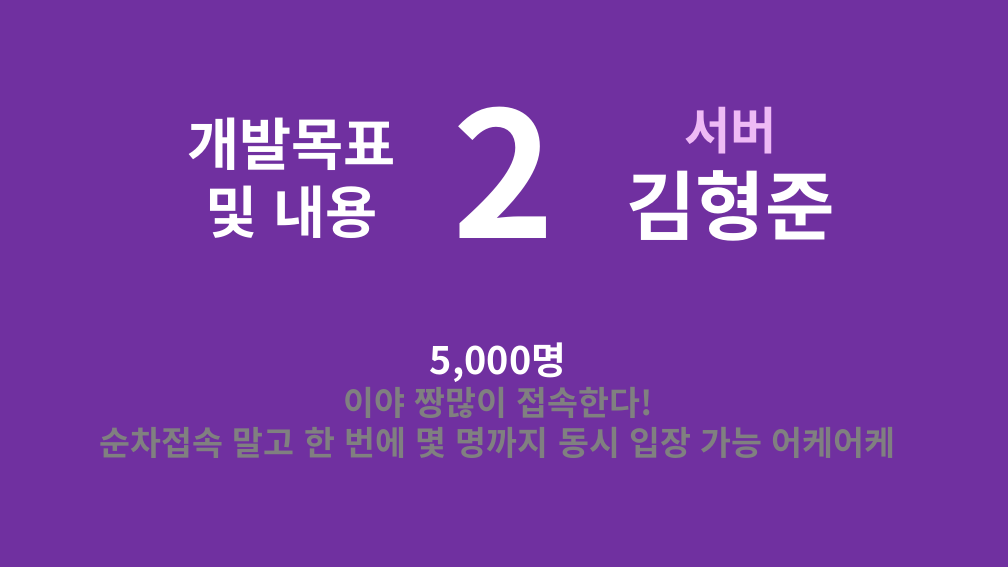
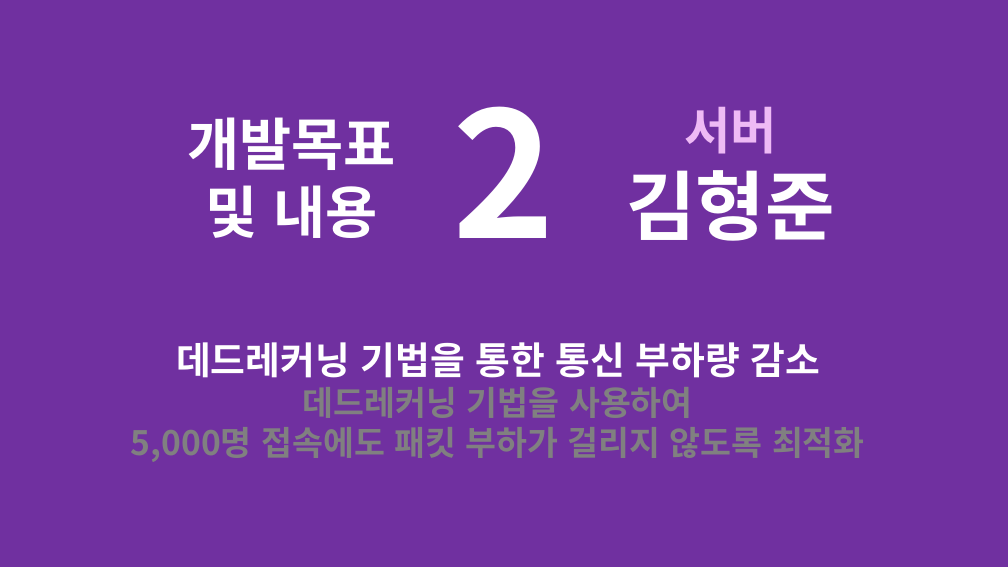
Before and after one commit to korleinster/gamebusdriver, a slide deck: slide 20 of documents/노루막이_김형준_신창섭_홍승필_허지훈.pptx (slide 18 before the commit). Drawn at 1008x567 pixels with LibreOffice and Linux fonts; fonts in the diff are those of the drawing; background and template pictures are left out. Boxes give left, top, right and bottom in pixels: in the first picture for what was removed or moved away, otherwise in the second. Text is boxed around its words. In the diff, an @@ line names an element or a change of style, - is before the commit and + after.

```diff
--- a/documents/노루막이_김형준_신창섭_홍승필_허지훈.pptx
+++ b/documents/노루막이_김형준_신창섭_홍승필_허지훈.pptx
@@ text at [131, 342, 865, 462]: text changed @@
-5,000명
-이야 짱많이 접속한다!
-순차접속 말고 한 번에 몇 명까지 동시 입장 가능 어케어케
+데드레커닝 기법을 통한 통신 부하량 감소
+데드레커닝 기법을 사용하여
+5,000명 접속에도 패킷 부하가 걸리지 않도록 최적화
```
Also in this commit, not shown: 8 other slides changed, 2 slides added.
